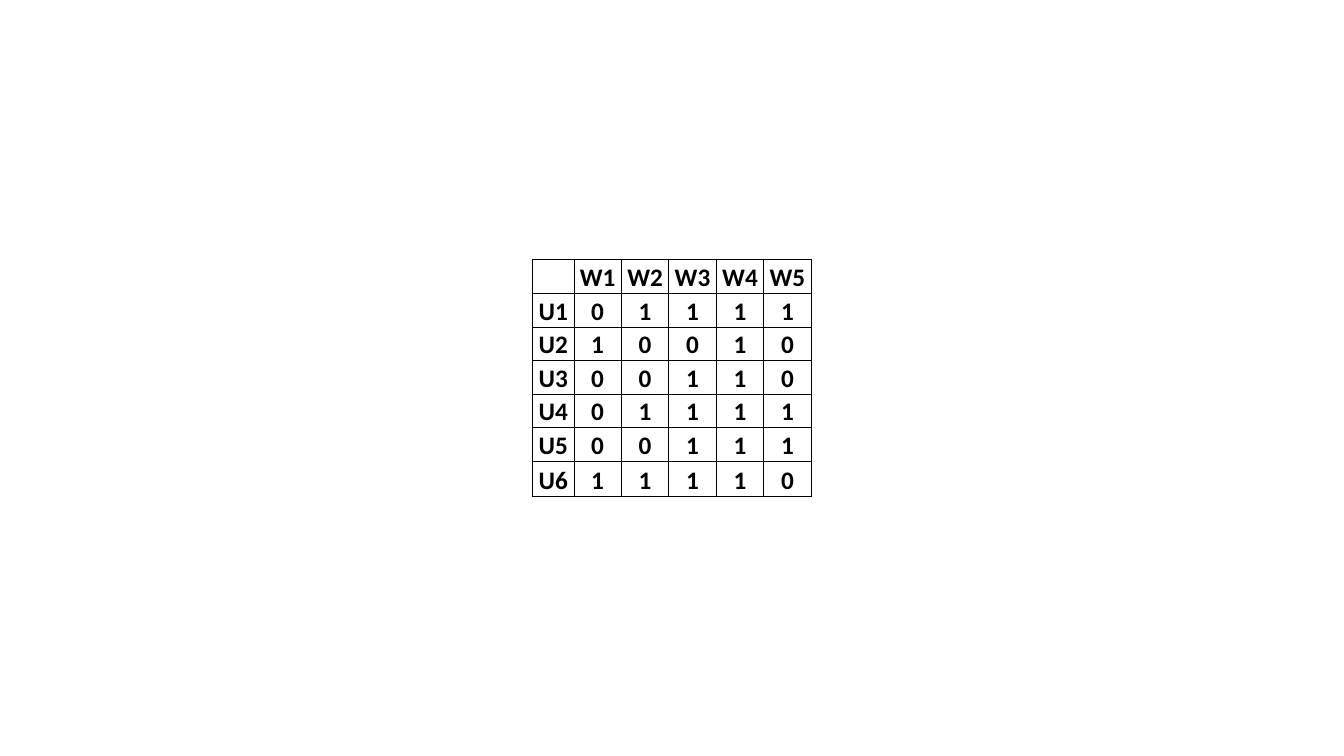
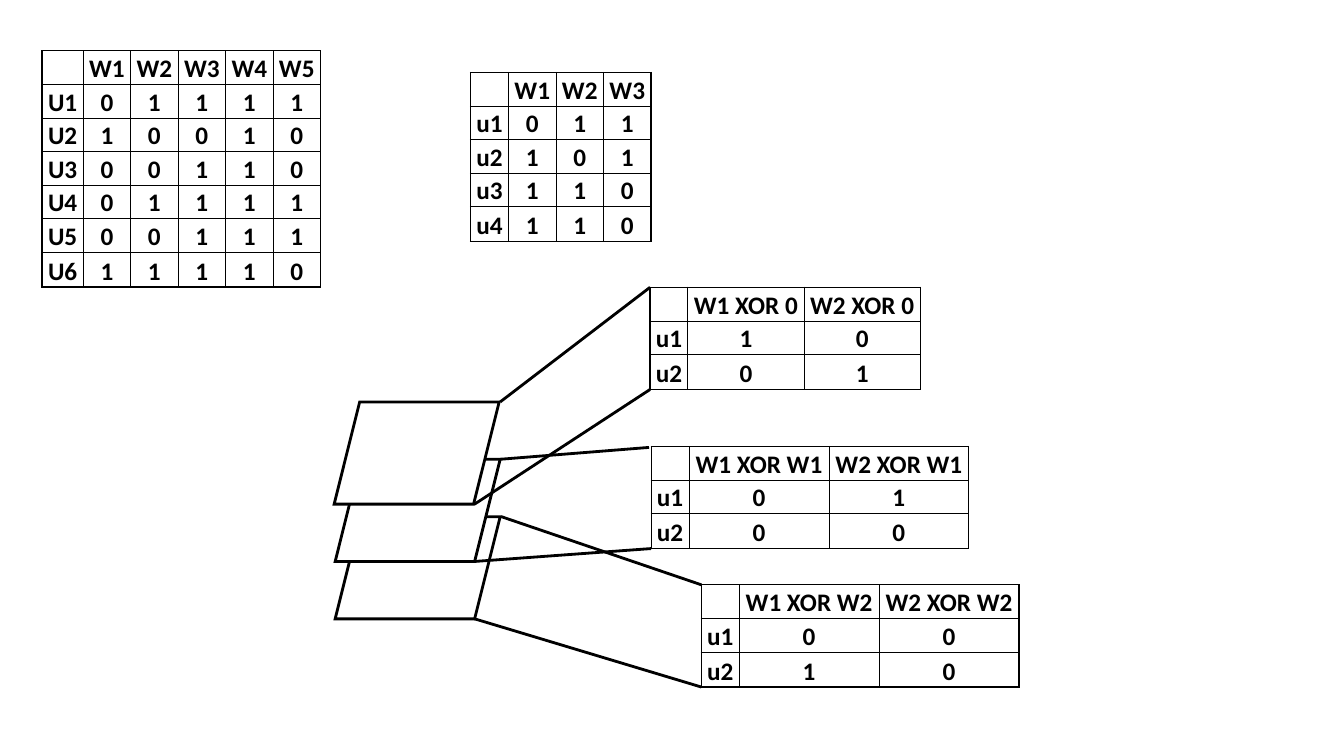
Before and after one commit to qizhu8/online_fig_storage, a slide deck: slide 6 of figures.pptx. Drawn at 1344x756 pixels with LibreOffice and Linux fonts; fonts in the diff are those of the drawing. Boxes give left, top, right and bottom in pixels: in the first picture for what was removed or moved away, otherwise in the second. Text is boxed around its words. In the diff, an @@ line names an element or a change of style, - is before the commit and + after.

```diff
--- a/figures.pptx
+++ b/figures.pptx
@@ table: place and size @@
-table at bbox=[532, 260, 811, 497]
+table at bbox=[42, 50, 321, 287]
@@ table added at bbox=[471, 73, 651, 242], 5 rows, 4 columns @@
+ | W1 | W2 | W3
+u1 | 0 | 1 | 1
+u2 | 1 | 0 | 1
+u3 | 1 | 1 | 0
+u4 | 1 | 1 | 0
@@ line added from (650, 287) to (500, 402), #000000 2 pt @@
@@ table added at bbox=[650, 287, 920, 389], 3 rows, 3 columns @@
+ | W1 XOR 0 | W2 XOR 0
+u1 | 1 | 0
+u2 | 0 | 1
@@ line added from (650, 389) to (475, 504), #000000 2 pt @@
@@ parallelogram added at bbox=[335, 402, 500, 504], fill #FFFFFF, outline #000000 2 pt @@
@@ line added from (649, 448) to (500, 460), #000000 2 pt @@
@@ table added at bbox=[651, 447, 970, 548], 3 rows, 3 columns @@
+ | W1 XOR W1 | W2 XOR W1
+u1 | 0 | 1
+u2 | 0 | 0
@@ parallelogram added at bbox=[336, 460, 501, 562], fill #FFFFFF, outline #000000 2 pt @@
@@ parallelogram added at bbox=[336, 517, 501, 619], fill #FFFFFF, outline #000000 2 pt @@
@@ line added from (702, 585) to (501, 517), #000000 2 pt @@
@@ line added from (651, 548) to (475, 562), #000000 2 pt @@
@@ table added at bbox=[702, 585, 1020, 687], 3 rows, 3 columns @@
+ | W1 XOR W2 | W2 XOR W2
+u1 | 0 | 0
+u2 | 1 | 0
@@ line added from (702, 688) to (475, 619), #000000 2 pt @@
```
Also in this commit, not shown: 1 other file.
